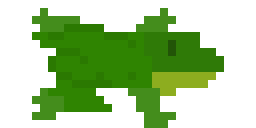
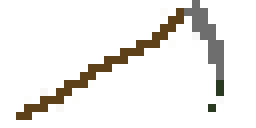
Layers edited between the first and the second 256px x 128px image:
added group "MainHand" with 9 layers above "OffHand" over [16, 0, 224, 120]
added layer "ScytheCardArt" in group "MainHand" over [16, 0, 224, 120]
hid group "Ally" (7 layers) over [16, 0, 224, 128]
